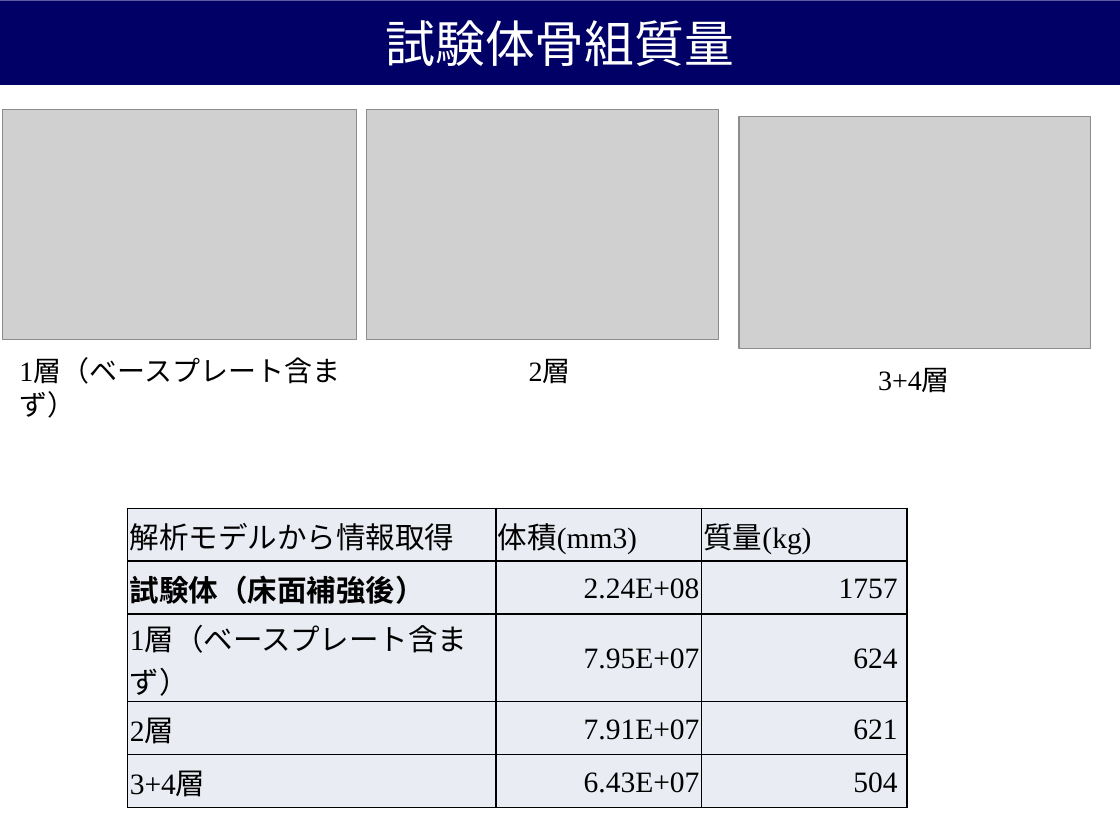
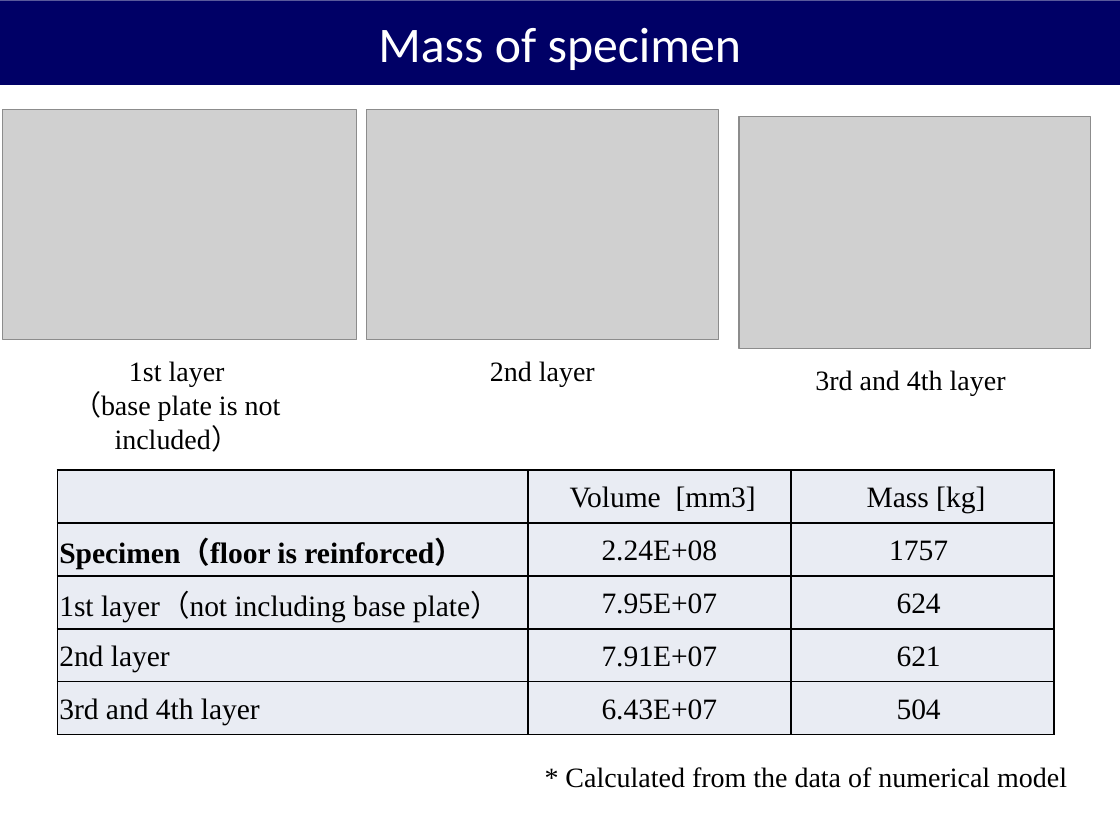
Before and after one commit to tyamashi/H28_shake_table_test, a slide deck: slide 3 of Numerical_Simulation.pptx. Drawn at 1120x840 pixels with LibreOffice and Linux fonts; fonts in the diff are those of the drawing; grey boxes stand for pictures. Boxes give left, top, right and bottom in pixels: in the first picture for what was removed or moved away, otherwise in the second. Text is boxed around its words. In the diff, an @@ line names an element or a change of style, - is before the commit and + after.

Commit message:
Mass of specimen
Slide of Mass of specimen is changed

```diff
--- a/Numerical_Simulation.pptx
+++ b/Numerical_Simulation.pptx
@@ title at [378, 27, 741, 70]: text changed @@
-試験体骨組質量
+Mass of specimen
@@ text at [73, 361, 281, 452]: text changed @@
-1層（ベースプレート含まず）
+1st layer
+（base plate is not included）
@@ text at [490, 361, 595, 387]: text changed @@
-2層
+2nd layer
@@ text at [815, 370, 1006, 396]: text changed @@
-3+4層
+3rd and 4th layer
@@ table at [57, 470, 1054, 735] @@
-row 1: 解析モデルから情報取得 | 体積(mm3) | 質量(kg)
+row 1:  | Volume [mm3] | Mass [kg]
-row 2, column 1: 試験体（床面補強後）
+row 2, column 1: Specimen（floor is reinforced）
-row 3, column 1: 1層（ベースプレート含まず）
+row 3, column 1: 1st layer（not including base plate）
-row 4, column 1: 2層
+row 4, column 1: 2nd layer
-row 5, column 1: 3+4層
+row 5, column 1: 3rd and 4th layer
@@ alignment right to centre @@
@@ table: place and size @@
-table at [128, 508, 908, 801]
+table at [57, 470, 1054, 735]
@@ text added at [565, 767, 1067, 788], 18 pt, text #000000 @@
+* Calculated from the data of numerical model
```
